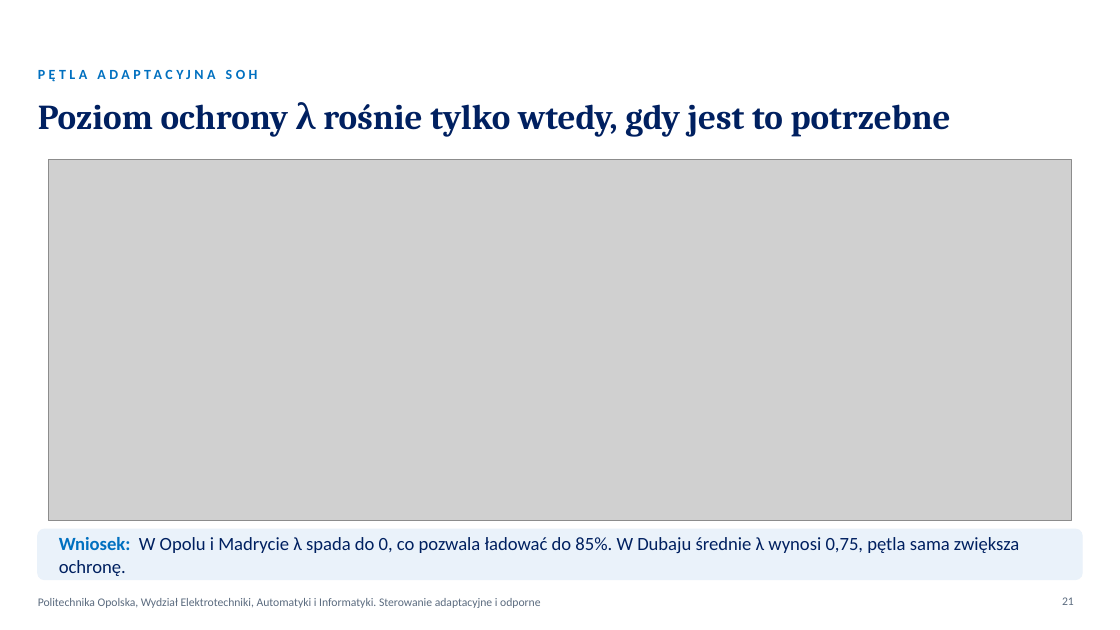
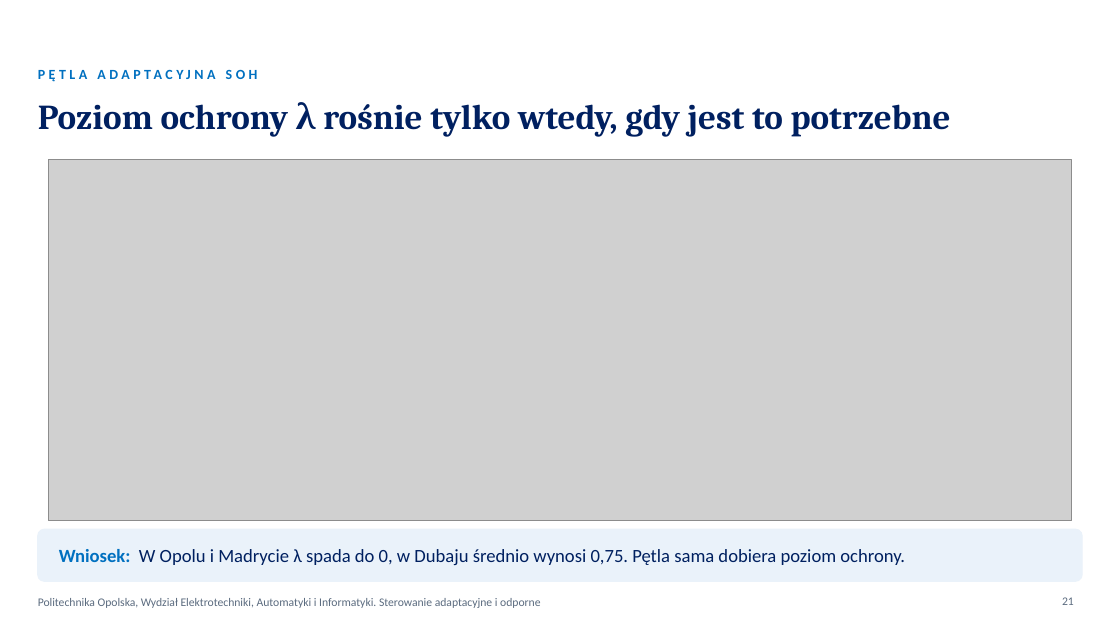
Before and after one commit to KarolFabianek/Adaptive-and-robust-control, a slide deck: slide 21 of Prezentacja/BTMS_PROJEKT_FABIANEK_FORTUNA.pptx. Drawn at 1120x630 pixels with LibreOffice and Linux fonts; fonts in the diff are those of the drawing; grey boxes stand for pictures; background and template pictures are left out. Boxes give left, top, right and bottom in pixels: in the first picture for what was removed or moved away, otherwise in the second. Text is boxed around its words. In the diff, an @@ line names an element or a change of style, - is before the commit and + after.

```diff
--- a/Prezentacja/BTMS_PROJEKT_FABIANEK_FORTUNA.pptx
+++ b/Prezentacja/BTMS_PROJEKT_FABIANEK_FORTUNA.pptx
@@ rounded rectangle at <box>38,529,1082,581</box>: proportions changed @@
@@ text at <box>59,549,905,565</box>: text changed @@
-Wniosek: W Opolu i Madrycie λ spada do 0, co pozwala ładować do 85%. W Dubaju średnie λ wynosi 0,75, pętla sama zwiększa ochronę.
+Wniosek: W Opolu i Madrycie λ spada do 0, w Dubaju średnio wynosi 0,75. Pętla sama dobiera poziom ochrony.
```
Also in this commit, not shown: 26 other slides changed, 8 other files.
